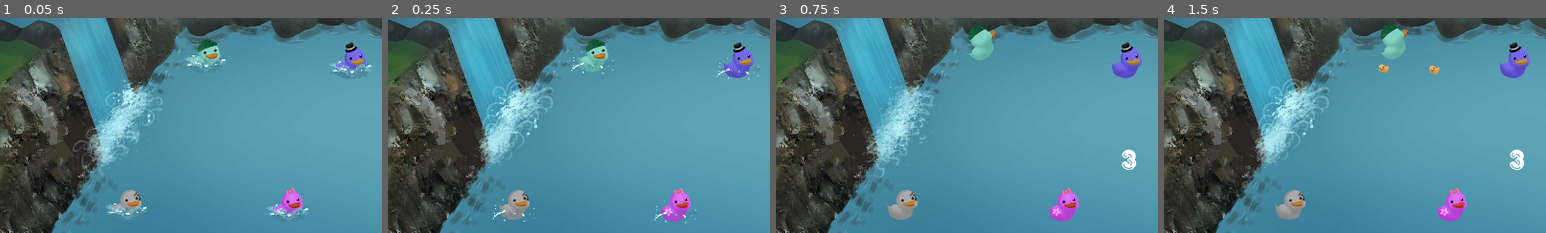
Above: before the commit, frames 1-4 (left to right).
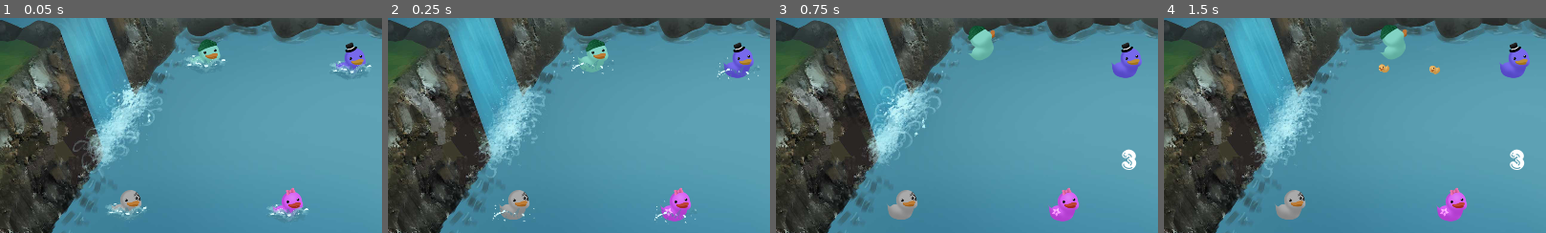
Above: after the commit, the same moments.

Repository: TeamAwesomeTOJam/ducks
Game: Godot game, scene res://Game.tscn
Same seed, same stepped clock (60 frames per second), same inputs: the game is played once before the commit and once after it.
Inputs:
- Up to frame 1 (0.05 s): no input
- Up to frame 2 (0.25 s): no input
- Up to frame 3 (0.75 s): tap Enter (p0duck) at 0.5, 0.6 s; hold Up (ui_up) from 0.53 s (still down)
- Up to frame 4 (1.5 s): release Up (ui_up) at 1.28 s; tap Enter (p0duck) at 1.35 s
The pictures show only the part of the screen within x 4-54%, y 17-67%; the shares and areas given below are measured in that part.

Frame 1 is identical in both runs. In frame 2, 2.0% of the frame differs, in the area x 20-44%, y 26-75%; in frame 3, 2.0%; in frame 4, 2.0%.

Commit message:
Tightened up the game loop

Diff:
--- a/Duck.gd
+++ b/Duck.gd
@@ -13,6 +13,7 @@
 var DEFAULT_COLLISION_LAYER = 0
 var child
 var is_post_game = false
+var winning = false
 
 enum STATE {
     Playing,
@@ -21,11 +22,21 @@
     Spawning,
     PostGame,
 }
+var is_winner = false
 
 func _ready():
     direction = Vector2(1, rand_range(-0.2, 0.2)).normalized()
     speed = rand_range(450, 750)
+    if is_winner:
+        winner()
+    else:
+        respawn()
+
+func winner():
+    direction = Vector2(1, 0).normalized()
+    speed = 750
     respawn()
+
 
 func is_duck():
     pass
@@ -121,7 +132,10 @@
     self.set_collision_layer(0)
     self.linear_velocity = Vector2(0,0)
     state = STATE.MoveToRespawn
-    spawn_destination = Vector2(rand_range(740, 1280), rand_range(320, 1100))
+    if is_winner:
+        spawn_destination = Vector2(862.564941, 587.203247)
+    else:
+        spawn_destination = Vector2(rand_range(740, 1280), rand_range(320, 1100))
     z_index = spawn_destination.y
 
 func enter_playing_state():
--- a/Game.gd
+++ b/Game.gd
@@ -19,6 +19,7 @@
     pre_game,
     game,
     post_game,
+    PostPostGame,
 }
 
 var state = null
@@ -48,7 +49,7 @@
 var last_player_done = false
 func player_ended(player_number):
     if last_player_done && player_number == top_player.PLAYER_NUMBER:
-        print('ended')
+        get_tree().change_scene("res://Game.tscn")
     else:
         var player = players[player_number]
         players.erase(player_number)
@@ -60,6 +61,7 @@
         if !players:
             top_player.winner()
             last_player_done = true
+            time_remaining = 1.0
 
 
 func update_hud():
@@ -90,6 +92,8 @@
                 start_game()
             elif state == STATE.game:
                 end_game()
+            elif state == STATE.post_game:
+                state = STATE.PostPostGame
 
 func spawn_duck():
     var duck = Duck.instance()
@@ -101,6 +105,8 @@
     duck.set_owner(self)
 
     self.connect('game_ended', duck, '_game_ended')
+
+    return duck
 
 func init_player(player):
     players[player.PLAYER_NUMBER] = player
@@ -133,6 +139,19 @@
     if state == STATE.game:
         game(delta)
 
+    if state == STATE.PostPostGame && time_remaining == 0.0 && top_score > 0:
+        var duck = spawn_duck()
+        duck.winner()
+        duck.is_winner = true
+        time_remaining = 0.2
+        top_score -= 1
+
+    for i in range(0, 3):
+        var restart_game = Input.is_joy_button_pressed(i, JOY_START) and Input.is_joy_button_pressed(i, JOY_SELECT)
+        if restart_game:
+            get_tree().change_scene("res://Game.tscn")
+
+
 func go_to_credits():
     get_tree().change_scene("res://Credits.tscn")
 
--- a/Game.tscn
+++ b/Game.tscn
@@ -58,7 +58,7 @@
 
 frames = SubResource( 1 )
 animation = "loop"
-frame = 5
+frame = 1
 playing = true
 offset = Vector2( 1280, 720 )
 _sections_unfolded = [ "Z Index" ]
--- a/Player.gd
+++ b/Player.gd
@@ -47,7 +47,7 @@
 func _ready():
     my_score = 0
     direction = Vector2(1, 0).normalized()
-    speed = rand_range(450, 750)
+    speed = 450
     screensize = get_viewport_rect().size
     DEFAULT_COLLISION_LAYER = 1 << PLAYER_NUMBER
     DEFAULT_COLLISION_MASK = 15 ^ DEFAULT_COLLISION_LAYER
@@ -217,7 +217,7 @@
     sent = false
 
 func post_game(delta):
-    var impulse_vector = direction * speed * (10.0 if !is_winner else 1.0)
+    var impulse_vector = direction * speed * (1.0 if !is_winner else 0.2)
     apply_impulse(Vector2(), impulse_vector * delta)
 
 ###
